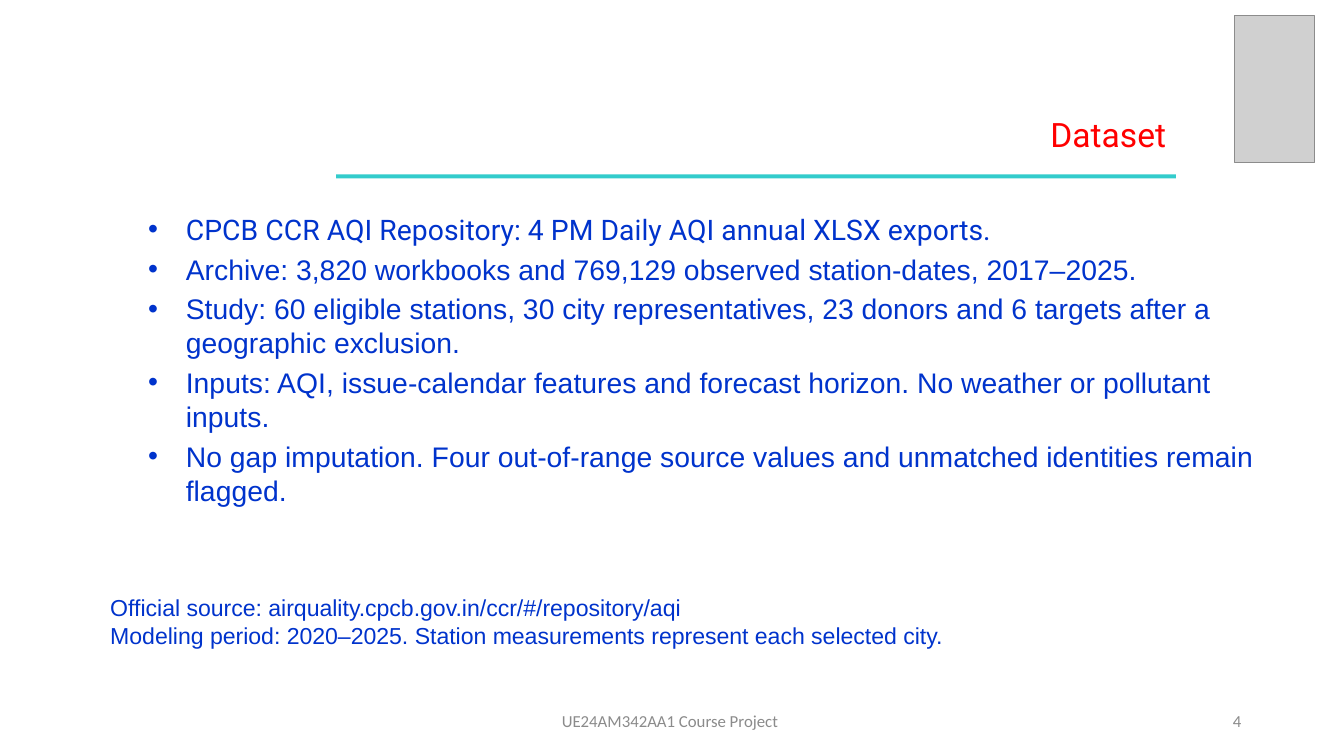
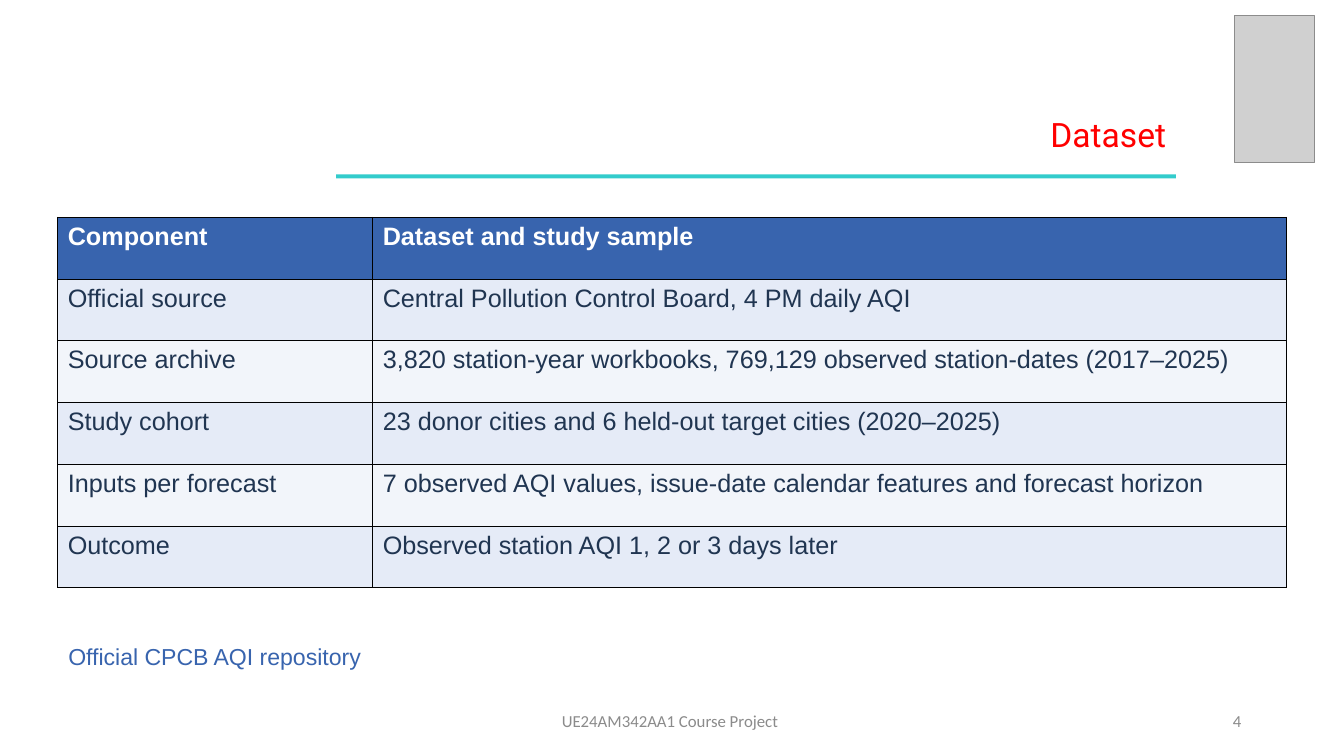
Before and after one commit to arjunsrikanthh/afml-course-project, a slide deck: slide 4 of slides/AFML_Final_Presentation.pptx. Drawn at 1344x756 pixels with LibreOffice and Linux fonts; fonts in the diff are those of the drawing; grey boxes stand for pictures. Boxes give left, top, right and bottom in pixels: in the first picture for what was removed or moved away, otherwise in the second. Text is boxed around its words. In the diff, an @@ line names an element or a change of style, - is before the commit and + after.

```diff
--- a/slides/AFML_Final_Presentation.pptx
+++ b/slides/AFML_Final_Presentation.pptx
@@ table added at [57, 218, 1286, 589], 6 rows, 2 columns @@
+Component | Dataset and study sample
+Official source | Central Pollution Control Board, 4 PM daily AQI
+Source archive | 3,820 station-year workbooks, 769,129 observed station-dates (2017–2025)
+Study cohort | 23 donor cities and 6 held-out target cities (2020–2025)
+Inputs per forecast | 7 observed AQI values, issue-date calendar features and forecast horizon
+Outcome | Observed station AQI 1, 2 or 3 days later
@@ text removed at [186, 218, 1253, 507] @@
-• CPCB CCR AQI Repository: 4 PM Daily AQI annual XLSX exports.
-• Archive: 3,820 workbooks and 769,129 observed station-dates, 2017–2025.
-• Study: 60 eligible stations, 30 city representatives, 23 donors and 6 targets after a geographic exclusion.
-• Inputs: AQI, issue-calendar features and forecast horizon. No weather or pollutant inputs.
-• No gap imputation. Four out-of-range source values and unmatched identities remain flagged.
@@ text removed at [110, 599, 942, 649] @@
-Official source: airquality.cpcb.gov.in/ccr/#/repository/aqi
-Modeling period: 2020–2025. Station measurements represent each selected city.
@@ text added at [68, 648, 361, 670], 16.5 pt, text #3864AE @@
+Official CPCB AQI repository
```
Also in this commit, not shown: 5 other slides changed, 8 slides added, 6 slides removed, 35 other files.
